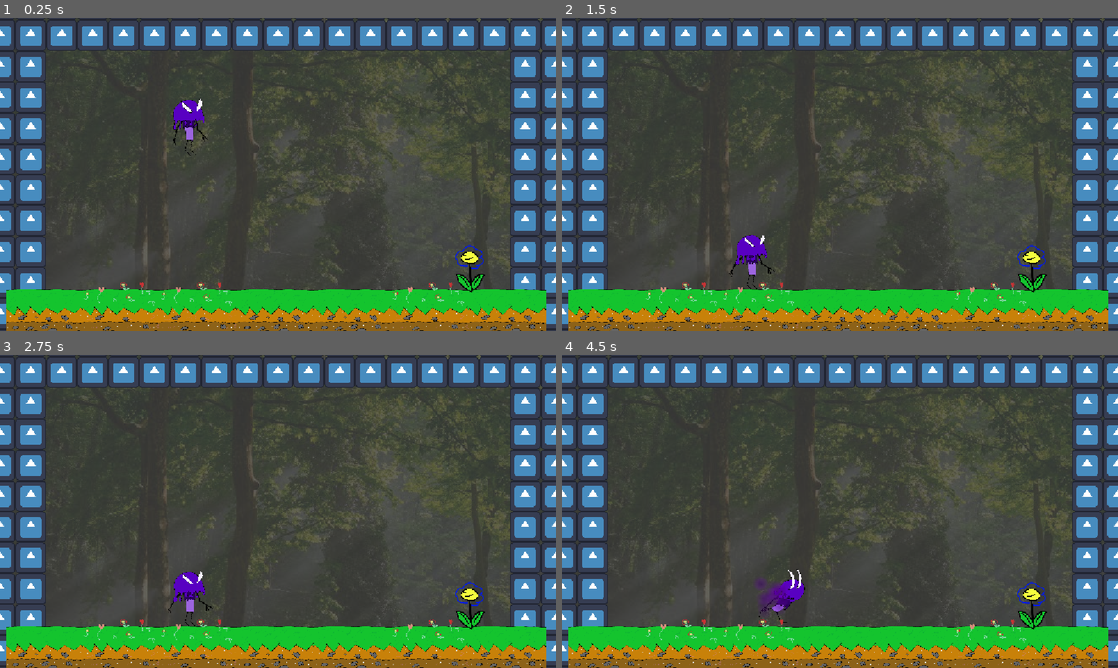
Above: before the commit, frames 1-4 (two rows, left to right).
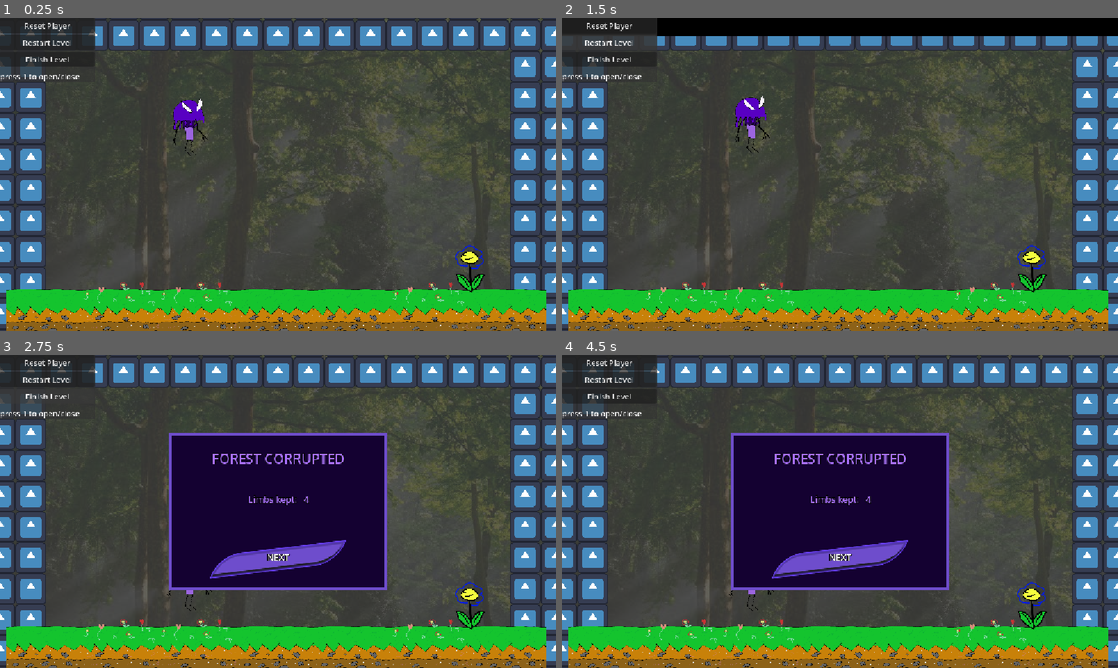
Above: after the commit, the same moments.

Repository: JRodLugo/KnightHacks2026
Game: Godot game, scene res://Scenes/LevelMaster/level_master.tscn
The game is run twice, just before and just after one commit, with the same random seed, the same clock (stepped at 60 frames per second) and the same inputs. The engine's default icon, where the game draws it, is replaced by a stand-in: a white triangle on a blue panel in a dark square.
Inputs (mouse positions are in pixels of both pictures, inside the frame that each line leads up to):
- Up to frame 1 (0.25 s): no input
- Up to frame 2 (1.5 s): click (612, 24) at 0.5 s, where only the run after the commit has a clickable "Reset Player"; click (612, 43) at 1.25 s, where only the run after the commit has a clickable "Restart Level"
- Up to frame 3 (2.75 s): click (50, 395) at 2 s, where only the run after the commit has a clickable "Finish Level"
- Up to frame 4 (4.5 s): click (840, 558) at 2.75 s, where only the run after the commit has a clickable "NEXT"; click (840, 558) at 3.5 s, where only the run after the commit has a clickable "NEXT"; hold D (right) from 4.28 s (still down)

The runs differ from the first frame. In frame 1, 2.4% of the frame differs, in the area x 0-18%, y 0-21%; in frame 2, 7.9%; in frame 3, 22%; in frame 4, 23%, in the area x 0-70%, y 0-86%.

Commit message:
Debug Menu in the level master
Added a debug menu that can reset player, restart level, and finish level

Diff:
--- /dev/null
+++ b/knight-hacks-2026-project/Scenes/DebugMenu/debug_menu.gd
@@ -0,0 +1,16 @@
+extends Control
+
+@export var player: Player
+
+func _input(event):
+	if event.is_action_pressed("debug"):
+		visible = not visible # flip visibility
+
+func _on_reset_player_button_down() -> void:
+	player.reset()
+
+func _on_restart_level_button_down() -> void:
+	player.restart_level.emit()
+
+func _on_finish_level_button_down() -> void:
+	player.finish.emit()
--- /dev/null
+++ b/knight-hacks-2026-project/Scenes/DebugMenu/debug_menu.tscn
@@ -0,0 +1,56 @@
+[gd_scene format=3 uid="uid://caimp7yi1wt76"]
+
+[ext_resource type="Script" uid="uid://du2dlxcdg7vac" path="res://Scenes/DebugMenu/debug_menu.gd" id="1_v2gip"]
+
+[sub_resource type="StyleBoxFlat" id="StyleBoxFlat_lqcak"]
+bg_color = Color(0.19793734, 0.19793719, 0.19793719, 0.7137255)
+
+[node name="DebugMenu" type="Control" unique_id=729666087]
+layout_mode = 3
+anchors_preset = 15
+anchor_right = 1.0
+anchor_bottom = 1.0
+grow_horizontal = 2
+grow_vertical = 2
+script = ExtResource("1_v2gip")
+
+[node name="Panel" type="Panel" parent="." unique_id=1105089100]
+layout_mode = 0
+offset_right = 196.0
+offset_bottom = 132.0
+theme_override_styles/panel = SubResource("StyleBoxFlat_lqcak")
+
+[node name="VBoxContainer" type="VBoxContainer" parent="Panel" unique_id=688249877]
+layout_mode = 1
+anchors_preset = 15
+anchor_right = 1.0
+anchor_bottom = 1.0
+grow_horizontal = 2
+grow_vertical = 2
+
+[node name="ResetPlayer" type="Button" parent="Panel/VBoxContainer" unique_id=150883874]
+layout_mode = 2
+text = "Reset Player"
+
+[node name="RestartLevel" type="Button" parent="Panel/VBoxContainer" unique_id=1218085125]
+layout_mode = 2
+text = "Restart Level"
+
+[node name="FinishLevel" type="Button" parent="Panel/VBoxContainer" unique_id=1269068701]
+layout_mode = 2
+text = "Finish Level
+"
+
+[node name="Label" type="Label" parent="Panel" unique_id=486414408]
+layout_mode = 1
+anchors_preset = 2
+anchor_top = 1.0
+anchor_bottom = 1.0
+offset_top = -23.0
+offset_right = 40.0
+grow_vertical = 0
+text = "press 1 to open/close"
+
+[connection signal="button_down" from="Panel/VBoxContainer/ResetPlayer" to="." method="_on_reset_player_button_down"]
+[connection signal="button_down" from="Panel/VBoxContainer/RestartLevel" to="." method="_on_restart_level_button_down"]
+[connection signal="button_down" from="Panel/VBoxContainer/FinishLevel" to="." method="_on_finish_level_button_down"]
--- a/knight-hacks-2026-project/Scenes/LevelMaster/level_master.gd
+++ b/knight-hacks-2026-project/Scenes/LevelMaster/level_master.gd
@@ -17,6 +17,7 @@
 	%SwipeAnim.play("swipe_out")
 
 	player = currentScene.get_node("Player")
+	$UI/DebugMenu.player = player
 	player.restart_level.connect(restart)
 	player.finish.connect(level_finish)
 
--- a/knight-hacks-2026-project/Scenes/LevelMaster/level_master.tscn
+++ b/knight-hacks-2026-project/Scenes/LevelMaster/level_master.tscn
@@ -1,6 +1,7 @@
 [gd_scene format=3 uid="uid://ciyovrn17635u"]
 
 [ext_resource type="Script" uid="uid://bxft6xehcac1t" path="res://Scenes/LevelMaster/level_master.gd" id="1_twtm3"]
+[ext_resource type="PackedScene" uid="uid://caimp7yi1wt76" path="res://Scenes/DebugMenu/debug_menu.tscn" id="2_3grtt"]
 [ext_resource type="Theme" uid="uid://dctcahscxrwhr" path="res://Scenes/SettingsMenu/settings.tres" id="2_mbwfx"]
 [ext_resource type="Theme" uid="uid://dv65ia60vg3jj" path="res://Scenes/MainMenu/buttons.tres" id="3_op2tr"]
 
@@ -208,4 +209,6 @@
 grow_horizontal = 2
 grow_vertical = 2
 
+[node name="DebugMenu" parent="UI" unique_id=729666087 instance=ExtResource("2_3grtt")]
+
 [connection signal="button_down" from="UI/LevelFinish/NextLevel" to="." method="_on_next_level_button_down"]
--- a/knight-hacks-2026-project/project.godot
+++ b/knight-hacks-2026-project/project.godot
@@ -72,6 +72,11 @@
 , Object(InputEventJoypadButton,"resource_local_to_scene":false,"resource_name":"","device":-1,"button_index":6,"pressure":0.0,"pressed":false,"script":null)
 ]
 }
+debug={
+"deadzone": 0.2,
+"events": [Object(InputEventKey,"resource_local_to_scene":false,"resource_name":"","device":-1,"window_id":0,"alt_pressed":false,"shift_pressed":false,"ctrl_pressed":false,"meta_pressed":false,"pressed":false,"keycode":0,"physical_keycode":49,"key_label":0,"unicode":49,"location":0,"echo":false,"script":null)
+]
+}
 
 [physics]
 
Not shown, added: knight-hacks-2026-project/Scenes/DebugMenu/debug_menu.gd.uid
